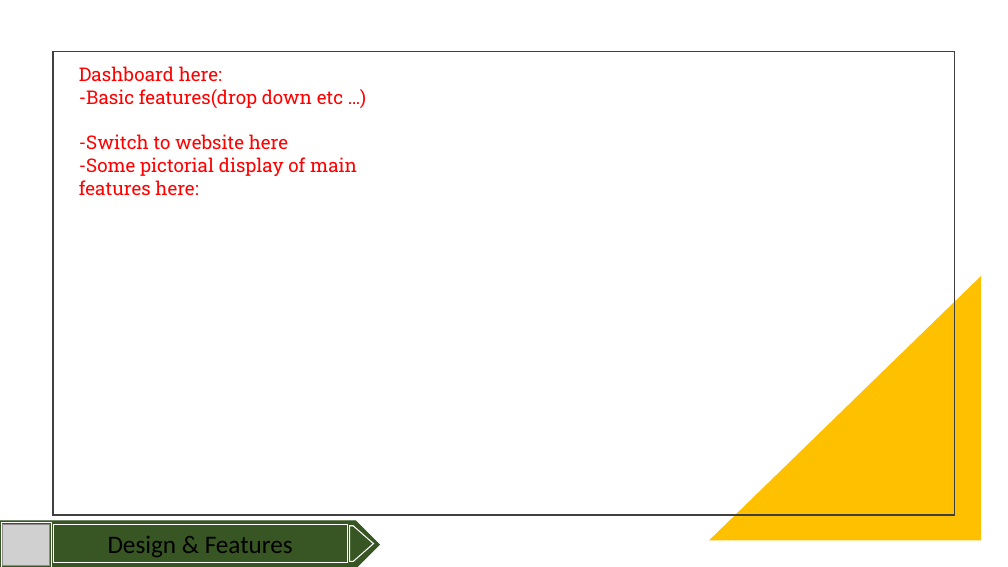
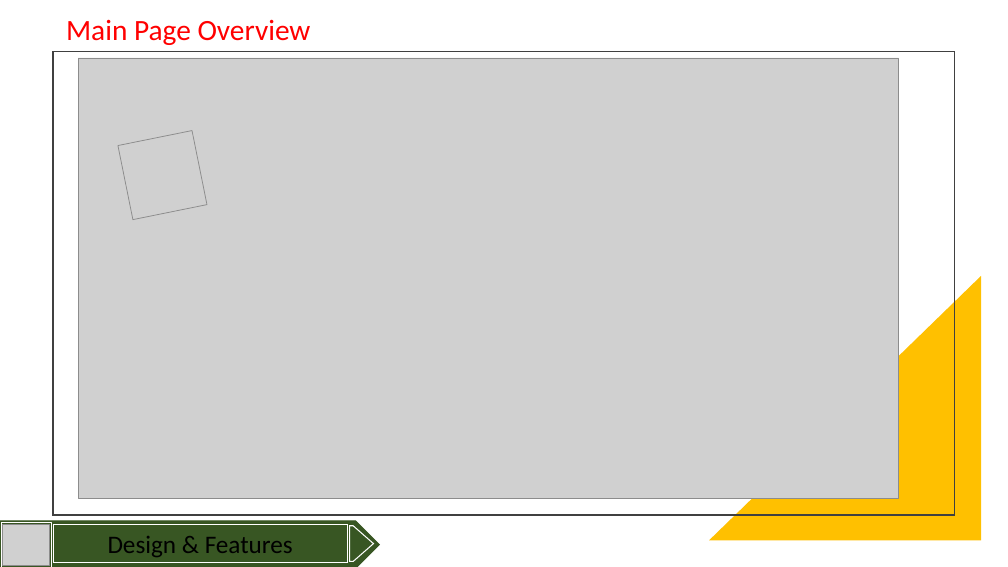
Before and after one commit to gusmendesbh/project3-group1, a slide deck: slide 5 of files/slides/Slide_deck.pptx. Drawn at 1008x567 pixels with LibreOffice and Linux fonts; fonts in the diff are those of the drawing; grey boxes stand for pictures. Boxes give left, top, right and bottom in pixels: in the first picture for what was removed or moved away, otherwise in the second. Text is boxed around its words. In the diff, an @@ line names an element or a change of style, - is before the commit and + after.

```diff
--- a/files/slides/Slide_deck.pptx
+++ b/files/slides/Slide_deck.pptx
@@ text added at <box>66,19,311,45</box>, 28 pt, text #FF0000 @@
+Main Page Overview
@@ picture added at <box>78,58,898,498</box> @@
@@ text removed at <box>79,66,357,195</box> @@
-Dashboard here:
--Basic features(drop down etc …)
--Switch to website here
--Some pictorial display of main features here:
@@ picture added at <box>118,131,207,220</box> @@
```
Also in this commit, not shown: 8 other slides changed, 1 slide added.
